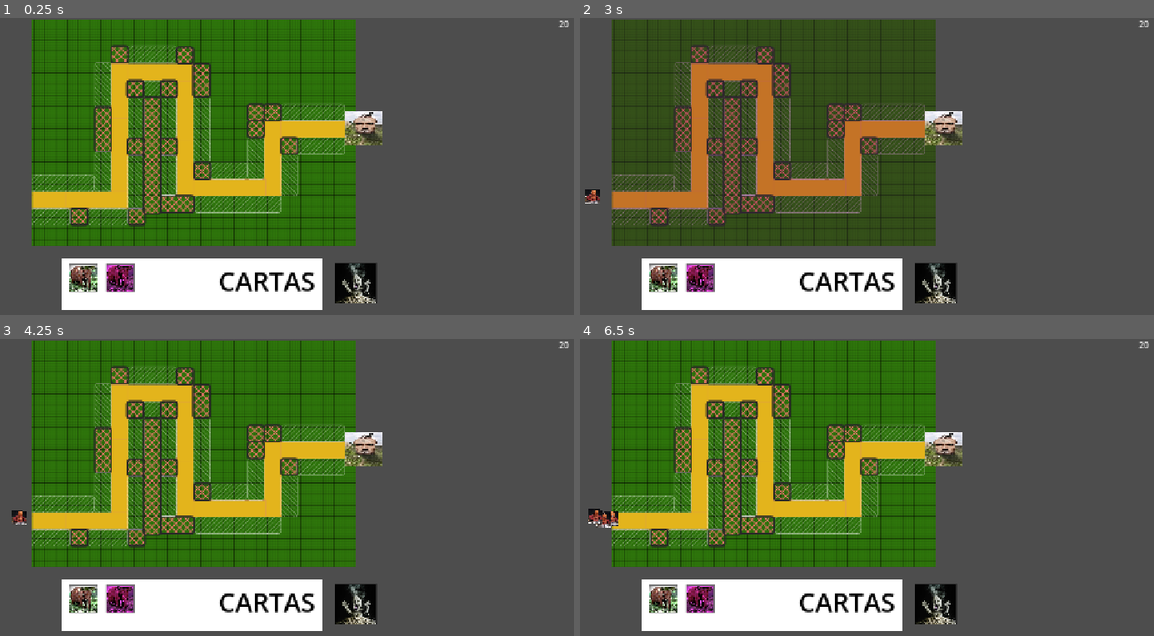
Above: before the commit, frames 1-4 (two rows, left to right).
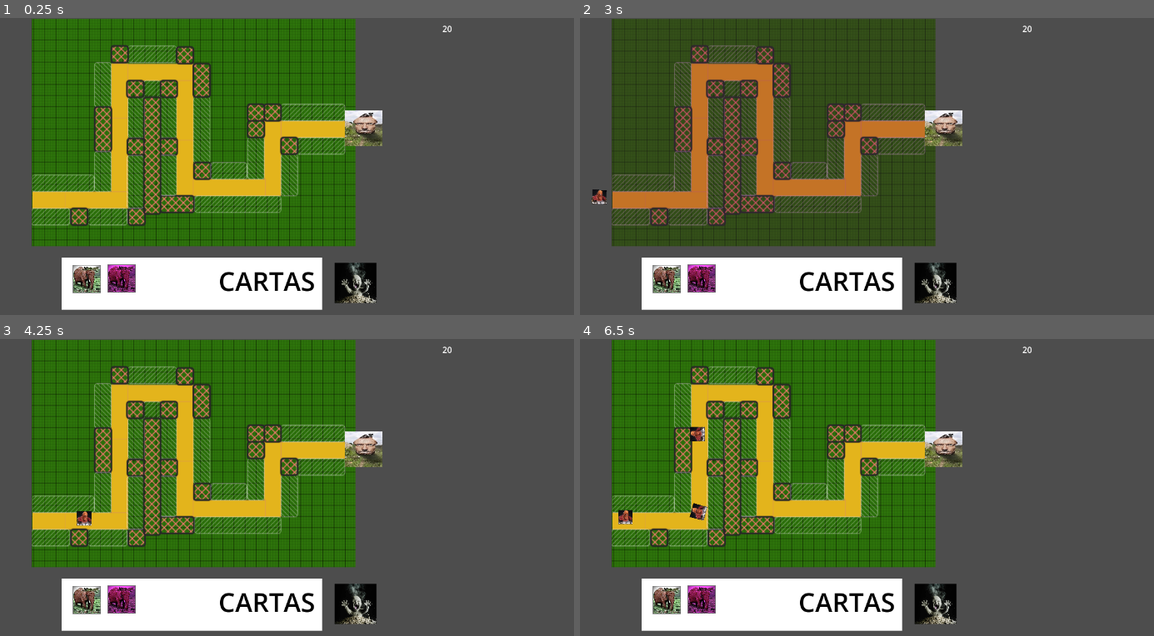
Above: after the commit, the same moments.

Repository: A3mper/PactoAbisalGame
Game: Godot game, scene res://test/cardToBoard/scenes/cardToScene.tscn
Same seed, same stepped clock (60 frames per second), same inputs: the game is played once before the commit and once after it.
Inputs (mouse positions are in pixels of both pictures, inside the frame that each line leads up to):
- Up to frame 1 (0.25 s): no input
- Up to frame 2 (3 s): click (935, 282) at 0.52 s; click (935, 282) at 1.27 s; click (935, 282) at 2.02 s; tap Enter at 2.75 s; move the mouse to (643, 184) at 2.77 s; tap 1 at 2.85 s; click (643, 184) at 2.92 s
- Up to frame 3 (4.25 s): move the mouse to (51, 537) at 3.52 s; tap 2 at 3.6 s; click (51, 537) at 3.67 s
- Up to frame 4 (6.5 s): move the mouse to (689, 537) at 4.27 s; tap 1 at 4.35, 5.85 s; click (689, 537) at 4.42 s; move the mouse to (683, 493) at 5.02 s; tap 2 at 5.1 s; click (683, 493) at 5.17 s; move the mouse to (1027, 582) at 5.77 s; click (1027, 582) at 5.92 s

The runs differ from the first frame. In frame 1, 8.8% of the frame differs, in the area x 5-100%, y 0-99%; in frame 2, 6.0%; in frame 3, 9.0%; in frame 4, 9.4%, in the area x 1-100%, y 0-99%.

Commit message:
implementacion basica de cinematicas y commit de seguridad

Diff:
--- /dev/null
+++ b/Mesa del juego.tscn
@@ -0,0 +1,21 @@
+[gd_scene format=3 uid="uid://d38ivn3jw2u5i"]
+
+[ext_resource type="Texture2D" uid="uid://5t6gr2m4r1f3" path="res://test/Tecnical ART_JaviEka - LAB/4_Textures/Mesa de trabajo/Mesa del juego.png" id="1_edum2"]
+
+[sub_resource type="StandardMaterial3D" id="StandardMaterial3D_x5noo"]
+albedo_texture = ExtResource("1_edum2")
+
+[sub_resource type="QuadMesh" id="QuadMesh_kp7yl"]
+
+[node name="Mesa" type="Node3D" unique_id=118772691]
+
+[node name="Manteles Texture" type="MeshInstance3D" parent="." unique_id=646377150]
+transform = Transform3D(7.475, 0, 0, 0, 4.815, 0, 0, 0, 4.095, 0, 0, 0)
+material_override = SubResource("StandardMaterial3D_x5noo")
+mesh = SubResource("QuadMesh_kp7yl")
+
+[node name="Camera3D" type="Camera3D" parent="." unique_id=341835607]
+transform = Transform3D(1, 0, 0, 0, 1, 0, 0, 0, 1, 0, -0.27584338, 2.4581323)
+current = true
+
+[node name="DirectionalLight3D" type="DirectionalLight3D" parent="." unique_id=1029169755]
--- a/project.godot
+++ b/project.godot
@@ -13,13 +13,13 @@
 config/name="PactoAbisalGameJamBAGD"
 run/main_scene="uid://gnjnc07bm8vn"
 config/features=PackedStringArray("4.6", "GL Compatibility")
-config/icon="uid://bwd2w6vs3vm4c"
+config/icon="uid://b58mhl4q8uc7q"
 
 [display]
 
 window/size/viewport_width=1280
 window/size/viewport_height=720
-window/stretch/mode="canvas_items"
+window/stretch/mode="viewport"
 
 [dotnet]
 
@@ -39,6 +39,7 @@
 
 Radiance="Radiance"
 Void="Void"
+Cartas=""
 
 [layer_names]
 
--- /dev/null
+++ b/test/cardToBoard/scenes/cacaptura_test_rad.tscn
@@ -0,0 +1,7 @@
+[gd_scene format=3 uid="uid://jl3orumfi4nj"]
+
+[ext_resource type="Texture2D" uid="uid://d3e1jjokon2lo" path="res://test/cardToBoard/assets/cacaptura_test.png" id="1_rdwp3"]
+
+[node name="CacapturaTestRad" type="Sprite2D" unique_id=407587090]
+rotation = 1.5707964
+texture = ExtResource("1_rdwp3")
--- /dev/null
+++ b/test/cardToBoard/scenes/cacaptura_test_void.tscn
@@ -0,0 +1,9 @@
+[gd_scene format=3 uid="uid://by8x2tq8k57yv"]
+
+[ext_resource type="Texture2D" uid="uid://d3e1jjokon2lo" path="res://test/cardToBoard/assets/cacaptura_test.png" id="1_3btsa"]
+
+[node name="CacapturaTestVoid" type="Sprite2D" unique_id=751436498]
+visible = false
+self_modulate = Color(1, 0.18039216, 1, 1)
+rotation = 1.5707964
+texture = ExtResource("1_3btsa")
--- a/test/cardToBoard/scenes/cardToScene.tscn
+++ b/test/cardToBoard/scenes/cardToScene.tscn
@@ -1,6 +1,5 @@
 [gd_scene format=3 uid="uid://gnjnc07bm8vn"]
 
-[ext_resource type="Texture2D" uid="uid://d3e1jjokon2lo" path="res://test/cardToBoard/assets/cacaptura_test.png" id="1_623cq"]
 [ext_resource type="Script" uid="uid://b8corabii5djq" path="res://test/cardToBoard/scripts/card_to_scene.gd" id="1_kbh1b"]
 [ext_resource type="PackedScene" uid="uid://b8g38mqgibnst" path="res://test/cardToBoard/scenes/modo_manager.tscn" id="2_a813w"]
 [ext_resource type="PackedScene" uid="uid://bmijvr2ck8875" path="res://test/cardToBoard/scenes/recuerdos_manager.tscn" id="3_gocx8"]
@@ -11,7 +10,9 @@
 [ext_resource type="PackedScene" uid="uid://dahncxdm06uoi" path="res://test/cardToBoard/scenes/tower_enable_zone.tscn" id="7_gocx8"]
 [ext_resource type="Script" uid="uid://dq21kcjkvacxt" path="res://test/cardToBoard/scripts/zone_manager.gd" id="7_nauxi"]
 [ext_resource type="PackedScene" uid="uid://drk8lbvyjoyd7" path="res://test/cardToBoard/scenes/enemyVoid.tscn" id="8_x12pg"]
+[ext_resource type="PackedScene" uid="uid://jl3orumfi4nj" path="res://test/cardToBoard/scenes/cacaptura_test_rad.tscn" id="11_welv0"]
 [ext_resource type="PackedScene" uid="uid://coqf114s66o14" path="res://test/cardToBoard/scenes/torreMadreTempleate.tscn" id="11_x12pg"]
+[ext_resource type="PackedScene" uid="uid://by8x2tq8k57yv" path="res://test/cardToBoard/scenes/cacaptura_test_void.tscn" id="12_08eeh"]
 
 [sub_resource type="QuadMesh" id="QuadMesh_ffs83"]
 size = Vector2(500, 100)
@@ -22,9 +23,9 @@
 
 [sub_resource type="Curve2D" id="Curve2D_a813w"]
 _data = {
-"points": PackedVector2Array(0, 0, 0, 0, -269, 109, 0, 0, 0, …(173 unchanged characters)…  0, 0, 0, 56, -134, 0, 0, 0, 0, 60, -124)
+"points": PackedVector2Array(0, 0, 0, 0, -269, 109, 0, 0, 0, …(173 unchanged characters)…  0, 0, 0, 56, -134, 0, 0, 0, 0, 60, -124, 0, 0, 0, 0, 60, 81, 0, 0, 0, 0, 225, 83, 0, 0, 0, 0, 240, -27, 0, 0, 0, 0, 356, -26, 0, 0, 0, 0, 386, -27)
 }
-point_count = 11
+point_count = 16
 
 [node name="CardToScene" type="Node2D" unique_id=2029263041]
 script = ExtResource("1_kbh1b")
@@ -49,16 +50,17 @@
 label_settings = SubResource("LabelSettings_41egw")
 
 [node name="CartaRad" parent="Cartas" unique_id=1088732520 node_paths=PackedStringArray("TorreParent", "ResourcePool") instance=ExtResource("4_gocx8")]
-position = Vector2(330, 503)
+position = Vector2(333, 503)
 TorreParent = NodePath("../../Torres")
 ResourcePool = NodePath("../RecuerdosManager")
 
 [node name="CartaVoid" parent="Cartas" unique_id=476367395 node_paths=PackedStringArray("TorreParent", "ResourcePool") instance=ExtResource("4_7ee7t")]
-position = Vector2(400, 503)
+position = Vector2(400, 500)
 TorreParent = NodePath("../../Torres")
 ResourcePool = NodePath("../RecuerdosManager")
 
-[node name="RecuerdosManager" parent="Cartas" unique_id=1797674970 instance=ExtResource("3_gocx8")]
+[node name="RecuerdosManager" parent="Cartas" unique_id=1797674970 node_paths=PackedStringArray("etiqueta") instance=ExtResource("3_gocx8")]
+etiqueta = NodePath("../../Label")
 
 [node name="Torres" type="Node" parent="." unique_id=1302141596]
 
@@ -97,21 +99,22 @@
 position = Vector2(459, 239)
 curve = SubResource("Curve2D_a813w")
 
-[node name="CacapturaTestRad" type="Sprite2D" parent="." unique_id=1139765511]
+[node name="CacapturaTestRad" parent="." unique_id=407587090 instance=ExtResource("11_welv0")]
 position = Vector2(538, 221)
-rotation = 1.5707964
-texture = ExtResource("1_623cq")
 
-[node name="CacapturaTestVoid" type="Sprite2D" parent="." unique_id=1705906867]
-visible = false
-self_modulate = Color(1, 0.18039216, 1, 1)
+[node name="CacapturaTestVoid" parent="." unique_id=751436498 instance=ExtResource("12_08eeh")]
 position = Vector2(538, 221)
-rotation = 1.5707964
-texture = ExtResource("1_623cq")
 
 [node name="TorreMadreTempleate" parent="." unique_id=1554045754 instance=ExtResource("11_x12pg")]
 position = Vector2(865, 212)
 
+[node name="Label" type="Label" parent="." unique_id=1356109056]
+offset_left = 1016.0
+offset_top = 9.0
+offset_right = 1057.0
+offset_bottom = 32.0
+text = "wdsa"
+
 [connection signal="_in_radiance" from="ModoManager" to="ZonaEnemigos/EnemyManager" method="_on_modo_manager__in_radiance"]
 [connection signal="_in_void" from="ModoManager" to="ZonaEnemigos/EnemyManager" method="_on_modo_manager__in_void"]
 [connection signal="_on_game_over" from="TorreMadreTempleate" to="." method="_on_game_over"]
--- a/test/cardToBoard/scenes/cartaRad.tscn
+++ b/test/cardToBoard/scenes/cartaRad.tscn
@@ -4,30 +4,17 @@
 [ext_resource type="PackedScene" uid="uid://cv0xg3hc4wrno" path="res://test/cardToBoard/scenes/torreRad.tscn" id="2_0km4x"]
 [ext_resource type="Texture2D" uid="uid://qd0m5yoljkyx" path="res://test/cardToBoard/assets/20201017_095200 - copia.jpg" id="3_7ihi7"]
 
-[node name="CartaTempleate" type="Node2D" unique_id=476367395 groups=["Radiance"]]
+[node name="CartaTempleate" type="Node2D" unique_id=476367395 node_paths=PackedStringArray("CardButton") groups=["Cartas", "Radiance"]]
 script = ExtResource("1_0km4x")
 TorreCorrespondiete = ExtResource("2_0km4x")
+CardButton = NodePath("Button")
 
-[node name="Control" type="Control" parent="." unique_id=1628594571]
-layout_mode = 3
-anchors_preset = 8
-anchor_left = 0.5
-anchor_top = 0.5
-anchor_right = 0.5
-anchor_bottom = 0.5
-offset_left = -30.0
-offset_top = -30.0
-offset_right = 30.0
-offset_bottom = 30.0
-grow_horizontal = 2
-grow_vertical = 2
-
-[node name="Button" type="Button" parent="Control" unique_id=127012610]
-layout_mode = 0
-offset_right = 271.0
-offset_bottom = 271.0
+[node name="Button" type="Button" parent="." unique_id=1254591753]
+offset_left = -26.999998
+offset_top = -27.999998
+offset_right = 244.0
+offset_bottom = 243.0
 scale = Vector2(0.2, 0.2)
 icon = ExtResource("3_7ihi7")
 
-[connection signal="button_up" from="Control/Button" to="." method="_on_button_button_up"]
-[connection signal="pressed" from="Control/Button" to="." method="_on_button_pressed"]
+[connection signal="pressed" from="Button" to="." method="_on_button_pressed"]
--- a/test/cardToBoard/scenes/cartaVoid.tscn
+++ b/test/cardToBoard/scenes/cartaVoid.tscn
@@ -4,31 +4,18 @@
 [ext_resource type="PackedScene" uid="uid://cptuxfixay5de" path="res://test/cardToBoard/scenes/torreVoid.tscn" id="2_abt26"]
 [ext_resource type="Texture2D" uid="uid://qd0m5yoljkyx" path="res://test/cardToBoard/assets/20201017_095200 - copia.jpg" id="3_5u76i"]
 
-[node name="CartaTempleate" type="Node2D" unique_id=476367395 groups=["Void"]]
+[node name="CartaTempleate" type="Node2D" unique_id=476367395 node_paths=PackedStringArray("CardButton") groups=["Cartas", "Void"]]
 modulate = Color(1, 0.30980393, 1, 1)
 script = ExtResource("1_abt26")
 TorreCorrespondiete = ExtResource("2_abt26")
+CardButton = NodePath("Button")
 
-[node name="Control" type="Control" parent="." unique_id=1628594571]
-layout_mode = 3
-anchors_preset = 8
-anchor_left = 0.5
-anchor_top = 0.5
-anchor_right = 0.5
-anchor_bottom = 0.5
-offset_left = -30.0
-offset_top = -30.0
-offset_right = 30.0
-offset_bottom = 30.0
-grow_horizontal = 2
-grow_vertical = 2
-
-[node name="Button" type="Button" parent="Control" unique_id=127012610]
-layout_mode = 0
-offset_right = 271.0
-offset_bottom = 271.0
+[node name="Button" type="Button" parent="." unique_id=1609764364]
+offset_left = -26.999998
+offset_top = -25.999998
+offset_right = 244.0
+offset_bottom = 245.0
 scale = Vector2(0.2, 0.2)
 icon = ExtResource("3_5u76i")
 
-[connection signal="button_up" from="Control/Button" to="." method="_on_button_button_up"]
-[connection signal="pressed" from="Control/Button" to="." method="_on_button_pressed"]
+[connection signal="pressed" from="Button" to="." method="_on_button_pressed"]
--- /dev/null
+++ b/test/cardToBoard/scenes/cinematica.tscn
@@ -0,0 +1,32 @@
+[gd_scene format=3 uid="uid://teel6s02edwo"]
+
+[ext_resource type="Script" uid="uid://dncd4vk5e4pa4" path="res://test/cardToBoard/scripts/cinematica.gd" id="1_2tbnv"]
+[ext_resource type="VideoStream" uid="uid://cp5dhmjnrvb6f" path="res://test/cardToBoard/assets/escriban_carajo_dross.ogv" id="1_piiow"]
+
+[node name="Control" type="Node2D" unique_id=422685162 node_paths=PackedStringArray("ogvPlayer")]
+script = ExtResource("1_2tbnv")
+ogvPlayer = NodePath("CanvasLayer/Control/VideoStreamPlayer")
+
+[node name="CanvasLayer" type="CanvasLayer" parent="." unique_id=1095260273]
+layer = 10
+
+[node name="Control" type="Control" parent="CanvasLayer" unique_id=648974554]
+layout_mode = 3
+anchors_preset = 15
+anchor_right = 1.0
+anchor_bottom = 1.0
+grow_horizontal = 2
+grow_vertical = 2
+
+[node name="VideoStreamPlayer" type="VideoStreamPlayer" parent="CanvasLayer/Control" unique_id=1870533103]
+layout_mode = 1
+anchors_preset = 15
+anchor_right = 1.0
+anchor_bottom = 1.0
+grow_horizontal = 2
+grow_vertical = 2
+stream = ExtResource("1_piiow")
+autoplay = true
+expand = true
+
+[connection signal="finished" from="CanvasLayer/Control/VideoStreamPlayer" to="." method="_on_video_stream_player_finished"]
--- /dev/null
+++ b/test/cardToBoard/scenes/mainGame.tscn
@@ -0,0 +1,20 @@
+[gd_scene format=3 uid="uid://g52pumk4nuju"]
+
+[ext_resource type="PackedScene" uid="uid://b8g38mqgibnst" path="res://test/cardToBoard/scenes/modo_manager.tscn" id="1_4d1px"]
+[ext_resource type="PackedScene" uid="uid://jl3orumfi4nj" path="res://test/cardToBoard/scenes/cacaptura_test_rad.tscn" id="2_fc3dr"]
+[ext_resource type="PackedScene" uid="uid://by8x2tq8k57yv" path="res://test/cardToBoard/scenes/cacaptura_test_void.tscn" id="3_pyxy0"]
+
+[node name="MainGame" type="Node2D" unique_id=289467556]
+
+[node name="Camera2D" type="Camera2D" parent="." unique_id=530669301]
+
+[node name="ModoManager" parent="." unique_id=862259778 node_paths=PackedStringArray("SpriteRad", "SpriteVoid") instance=ExtResource("1_4d1px")]
+position = Vector2(479, 228)
+SpriteRad = NodePath("../Planos/CacapturaTestRad")
+SpriteVoid = NodePath("../Planos/CacapturaTestVoid")
+
+[node name="Planos" type="Node" parent="." unique_id=1924860052]
+
+[node name="CacapturaTestRad" parent="Planos" unique_id=407587090 instance=ExtResource("2_fc3dr")]
+
+[node name="CacapturaTestVoid" parent="Planos" unique_id=751436498 instance=ExtResource("3_pyxy0")]
--- a/test/cardToBoard/scenes/recuerdos_manager.tscn
+++ b/test/cardToBoard/scenes/recuerdos_manager.tscn
@@ -4,15 +4,6 @@
 
 [node name="RecuerdosManager" type="Node" unique_id=1797674970 node_paths=PackedStringArray("etiqueta")]
 script = ExtResource("1_br0am")
-etiqueta = NodePath("Label")
-
-[node name="Label" type="Label" parent="." unique_id=1554179969]
-anchors_preset = 1
-anchor_left = 1.0
-anchor_right = 1.0
-offset_left = -40.0
-offset_bottom = 23.0
-grow_horizontal = 0
-text = "dwas"
+etiqueta = NodePath("")
 
 [connection signal="recuerdos_changed" from="." to="." method="_on_recuerdos_changed"]
--- a/test/cardToBoard/scenes/torreRad.tscn
+++ b/test/cardToBoard/scenes/torreRad.tscn
@@ -1,8 +1,8 @@
 [gd_scene format=3 uid="uid://cv0xg3hc4wrno"]
 
 [ext_resource type="Script" uid="uid://dti5hue1gcdek" path="res://test/cardToBoard/scripts/torre_templeate.gd" id="1_t4job"]
-[ext_resource type="PackedScene" uid="uid://br74y2d6m1tqh" path="res://test/cardToBoard/scenes/torre_bullet.tscn" id="2_7yxn6"]
-[ext_resource type="Texture2D" uid="uid://bwd2w6vs3vm4c" path="res://assets/Pacto_Abisal2x.png" id="3_e2tab"]
+[ext_resource type="PackedScene" uid="uid://dkwcjp5jkphyi" path="res://test/cardToBoard/scenes/torre_bullet_rad.tscn" id="2_t4job"]
+[ext_resource type="Texture2D" uid="uid://wiown4u53ci3" path="res://test/Tecnical ART_JaviEka - LAB/4_Textures/Torres/Radiance Tower lvl 3.png" id="3_7yxn6"]
 
 [sub_resource type="CircleShape2D" id="CircleShape2D_fymdk"]
 radius = 50.0
@@ -11,16 +11,12 @@
 
 [node name="TorreTempleate" type="Node2D" unique_id=652990647 node_paths=PackedStringArray("PNGMania", "SalidaBala", "rof", "AreaDeEfecto", "TorrePlacement") groups=["Radiance"]]
 script = ExtResource("1_t4job")
-PNGMania = NodePath("PactoAbisal2x")
-LeBalaPS = ExtResource("2_7yxn6")
+PNGMania = NodePath("RadianceTowerLvl3")
+LeBalaPS = ExtResource("2_t4job")
 SalidaBala = NodePath("Marker2D")
 rof = NodePath("CadDeFuego")
 AreaDeEfecto = NodePath("Area2D")
 TorrePlacement = NodePath("TorrePlacement")
-
-[node name="PactoAbisal2x" type="Sprite2D" parent="." unique_id=8722344]
-scale = Vector2(0.05, 0.05)
-texture = ExtResource("3_e2tab")
 
 [node name="Area2D" type="Area2D" parent="." unique_id=1071736890]
 collision_layer = 2
@@ -37,12 +33,19 @@
 wait_time = 2.0
 
 [node name="TorrePlacement" type="Area2D" parent="." unique_id=1775355593]
+position = Vector2(0, -3)
+scale = Vector2(1, 1.3599999)
 collision_layer = 32
 collision_mask = 32
 
 [node name="CollisionShape2D" type="CollisionShape2D" parent="TorrePlacement" unique_id=1406028750]
 shape = SubResource("RectangleShape2D_t4job")
 
+[node name="RadianceTowerLvl3" type="Sprite2D" parent="." unique_id=1727456800]
+position = Vector2(0, -6.9999995)
+scale = Vector2(0.1, 0.1)
+texture = ExtResource("3_7yxn6")
+
 [connection signal="tree_exited" from="." to="." method="_on_tree_exited"]
 [connection signal="body_entered" from="Area2D" to="." method="_on_area_2d_body_entered"]
 [connection signal="body_exited" from="Area2D" to="." method="_on_area_2d_body_exited"]
--- a/test/cardToBoard/scenes/torreVoid.tscn
+++ b/test/cardToBoard/scenes/torreVoid.tscn
@@ -1,8 +1,8 @@
 [gd_scene format=3 uid="uid://cptuxfixay5de"]
 
 [ext_resource type="Script" uid="uid://dti5hue1gcdek" path="res://test/cardToBoard/scripts/torre_templeate.gd" id="1_uwji3"]
-[ext_resource type="PackedScene" uid="uid://br74y2d6m1tqh" path="res://test/cardToBoard/scenes/torre_bullet.tscn" id="2_1rm33"]
-[ext_resource type="Texture2D" uid="uid://bwd2w6vs3vm4c" path="res://assets/Pacto_Abisal2x.png" id="3_6u8vw"]
+[ext_resource type="Texture2D" uid="uid://cst5t5qa4t75d" path="res://test/Tecnical ART_JaviEka - LAB/4_Textures/Torres/Torre Void lvl 3.png" id="2_svgfj"]
+[ext_resource type="PackedScene" uid="uid://ch2faatp1as37" path="res://test/cardToBoard/scenes/torre_bullet_void.tscn" id="2_uwji3"]
 
 [sub_resource type="CircleShape2D" id="CircleShape2D_fymdk"]
 radius = 50.0
@@ -11,17 +11,12 @@
 
 [node name="TorreTempleate" type="Node2D" unique_id=652990647 node_paths=PackedStringArray("PNGMania", "SalidaBala", "rof", "AreaDeEfecto", "TorrePlacement") groups=["Void"]]
 script = ExtResource("1_uwji3")
-PNGMania = NodePath("PactoAbisal2x")
-LeBalaPS = ExtResource("2_1rm33")
+PNGMania = NodePath("TorreVoidLvl3")
+LeBalaPS = ExtResource("2_uwji3")
 SalidaBala = NodePath("Marker2D")
 rof = NodePath("CadDeFuego")
 AreaDeEfecto = NodePath("Area2D")
 TorrePlacement = NodePath("TorrePlacement")
-
-[node name="PactoAbisal2x" type="Sprite2D" parent="." unique_id=8722344]
-modulate = Color(1, 0.29411766, 1, 1)
-scale = Vector2(0.05, 0.05)
-texture = ExtResource("3_6u8vw")
 
 [node name="Area2D" type="Area2D" parent="." unique_id=1071736890]
 collision_layer = 4
@@ -38,12 +33,17 @@
 wait_time = 2.0
 
 [node name="TorrePlacement" type="Area2D" parent="." unique_id=1111341311]
+scale = Vector2(0.92000014, 1.0799997)
 collision_layer = 32
 collision_mask = 32
 
 [node name="CollisionShape2D" type="CollisionShape2D" parent="TorrePlacement" unique_id=1518783631]
 shape = SubResource("RectangleShape2D_uwji3")
 
+[node name="TorreVoidLvl3" type="Sprite2D" parent="." unique_id=1507856513]
+scale = Vector2(0.1, 0.1)
+texture = ExtResource("2_svgfj")
+
 [connection signal="tree_exited" from="." to="." method="_on_tree_exited"]
 [connection signal="body_entered" from="Area2D" to="." method="_on_area_2d_body_entered"]
 [connection signal="body_exited" from="Area2D" to="." method="_on_area_2d_body_exited"]
--- /dev/null
+++ b/test/cardToBoard/scenes/torre_bullet_rad.tscn
@@ -0,0 +1,10 @@
+[gd_scene format=3 uid="uid://dkwcjp5jkphyi"]
+
+[ext_resource type="Script" uid="uid://4b54dagqhmey" path="res://test/cardToBoard/scripts/torre_bullet.gd" id="1_otcg7"]
+[ext_resource type="Texture2D" uid="uid://bibw6f8sjc0lb" path="res://test/Tecnical ART_JaviEka - LAB/4_Textures/Torres/ProyectilRadince.png" id="2_otcg7"]
+
+[node name="TorreBullet" type="Node2D" unique_id=526954861]
+script = ExtResource("1_otcg7")
+
+[node name="ProyectilRadince" type="Sprite2D" parent="." unique_id=1108111285]
+texture = ExtResource("2_otcg7")
--- /dev/null
+++ b/test/cardToBoard/scenes/torre_bullet_void.tscn
@@ -0,0 +1,10 @@
+[gd_scene format=3 uid="uid://ch2faatp1as37"]
+
+[ext_resource type="Script" uid="uid://4b54dagqhmey" path="res://test/cardToBoard/scripts/torre_bullet.gd" id="1_78832"]
+[ext_resource type="Texture2D" uid="uid://fv3ne32qvfvs" path="res://test/Tecnical ART_JaviEka - LAB/4_Textures/Torres/ProyectilVoid.png" id="2_i6rga"]
+
+[node name="TorreBullet" type="Node2D" unique_id=526954861]
+script = ExtResource("1_78832")
+
+[node name="ProyectilVoid" type="Sprite2D" parent="." unique_id=1560135400]
+texture = ExtResource("2_i6rga")
--- a/test/cardToBoard/scripts/carta_templeate.gd
+++ b/test/cardToBoard/scripts/carta_templeate.gd
@@ -3,6 +3,7 @@
 @export var TorreCorrespondiete : PackedScene
 @export var TorreParent : Node
 @export var ResourcePool : Node
+@export var CardButton: Button
 
 var Torre : Node2D = null
 var ManejoPool : Node = null
@@ -18,7 +19,7 @@
 signal _on_torre_de_selected
 
 func _ready():
-	pass
+	CardButton.disabled = false
 
 
 func _unhandled_input(event: InputEvent) -> void:
@@ -28,10 +29,12 @@
 	if event is InputEventMouseButton and IsTorreSelected:
 		if event.button_index == MouseButton.MOUSE_BUTTON_RIGHT and event.pressed:
 			_on_torre_de_selected.emit()
+			get_tree().call_group("Cartas","HabilitarCartas")
 			SacarTorre()
 		elif event.button_index == MouseButton.MOUSE_BUTTON_LEFT and event.pressed and IsOnTorreZone and not IsOcupied:
 			#pero si el espacio esta ocupado, simplemente seguir buscando lugar
 			_on_torre_de_selected.emit()
+			get_tree().call_group("Cartas","HabilitarCartas")
 			PlantarTorre()
 
 func _on_button_pressed() -> void:
@@ -41,6 +44,8 @@
 	if Torre.has_signal("espacio_libre"):
 		Torre.espacio_libre.connect(_is_torre_zone_free)
 
+	get_tree().call_group("Cartas","DeshabilitarCartas")
+
 	IsTorreSelected = true
 	TorreParent.add_child(Torre)
 	_on_torre_selected.emit()
@@ -49,8 +54,10 @@
 	if Torre.has_signal("torre_borrada"):
 		Torre.torre_borrada.connect(RefundTorre)
 
+
 	if ResourcePool.has_method("SpendRecuerdos"):
 		if ResourcePool.SpendRecuerdos(TorreCost):
+
 			Torre.call("_on_plant")
 			IsOnTorreZone = false
 			IsTorreSelected = false
@@ -86,4 +93,10 @@
 			#SacarTorre()
 			print("devuelveme los recuerdos")
 
-	#
+func DeshabilitarCartas()->void:
+	if CardButton is Button:
+		CardButton.disabled = true
+
+func HabilitarCartas()->void:
+	if CardButton is Button:
+		CardButton.disabled = false
--- /dev/null
+++ b/test/cardToBoard/scripts/cinematica.gd
@@ -0,0 +1,19 @@
+extends Node2D
+
+@export var ogvPlayer : VideoStreamPlayer
+
+func _on_video_stream_player_finished() -> void:
+	# Pausamos la ejecución hasta que la transición termine
+	await fade()
+	# Una vez terminado el desvanecimiento, liberamos el nodo
+	queue_free()
+
+func fade() -> Signal:
+	var tween := create_tween()
+
+	# Transición de opaco a transparente en 1.5 segundos
+	# Usamos 'modulate' para afectar al nodo y sus componentes
+	tween.tween_property(ogvPlayer, "modulate", Color.TRANSPARENT, 1.5)
+
+	# Retornamos la señal 'finished' del Tween para poder usar 'await'
+	return tween.finished
--- a/test/cardToBoard/scripts/enemy_templeate.gd
+++ b/test/cardToBoard/scripts/enemy_templeate.gd
@@ -4,7 +4,7 @@
 
 const ENEMY_DEBUG_HEALTH := 100
 
-@export var VelocidadEnemigo : int = 10
+@export var VelocidadEnemigo : int = 100
 
 var velCurrEnemigo : int = 0
 
--- a/test/cardToBoard/scripts/modo_manager.gd
+++ b/test/cardToBoard/scripts/modo_manager.gd
@@ -33,12 +33,15 @@
 func modo_radiance():
 	Transicion(SpriteVoid,SpriteRad)
 	_in_radiance.emit()
+	#musica de rad
+
 	#SpriteRad.show()
 	#SpriteVoid.hide()
 
 func modo_void():
 	Transicion(SpriteRad,SpriteVoid)
 	_in_void.emit()
+	#musica de void
 	#SpriteRad.hide()
 	#SpriteVoid.show()
 
--- a/test/cardToBoard/scripts/torre_templeate.gd
+++ b/test/cardToBoard/scripts/torre_templeate.gd
@@ -33,7 +33,7 @@
 		TorrePlacement.mouse_entered.connect(GestionTorre)
 	if TorrePlacement.has_signal("mouse_exited"):
 		TorrePlacement.mouse_exited.connect(LeaveGestionTorre)
-
+	TorrePlacement.monitoring = false
 	AreaDeEfecto.monitoring = false
 	PNGMania.self_modulate.a = 0.25
 	Fogonazo = LeBalaPS.instantiate()
@@ -46,6 +46,7 @@
 func _on_plant() -> void:
 
 	IsPlaced = true
+	TorrePlacement.monitoring = true
 	AreaDeEfecto.monitoring = true
 	PNGMania.self_modulate.a = 1
 
Not shown, added: Nuevo documento de texto.txt
Binary file added: Zw.png
Not shown, added: Zw.png.import
Binary file removed: assets/Pacto_Abisal2x.png
Binary file added: assets/pactoabisal.jpg
Not shown, added: assets/pactoabisal.jpg.import
Binary file added: assets/pactoabisalLUJ.jpg
Not shown, changed: assets/pactoabisalLUJ.jpg.import
Not shown, added: test/cardToBoard/scripts/cinematica.gd.uid
